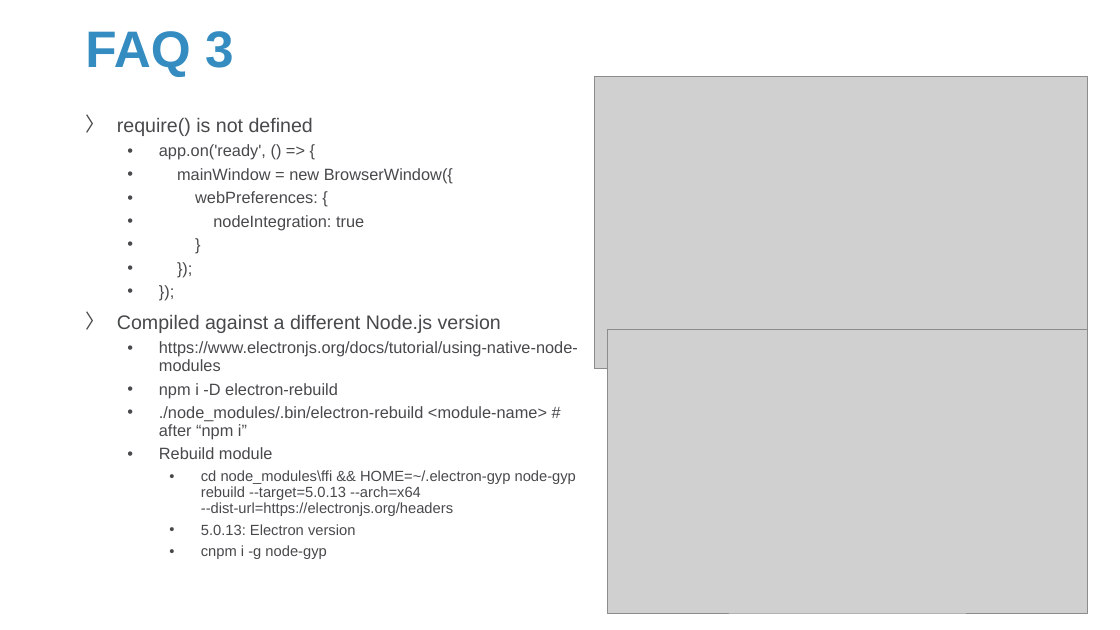
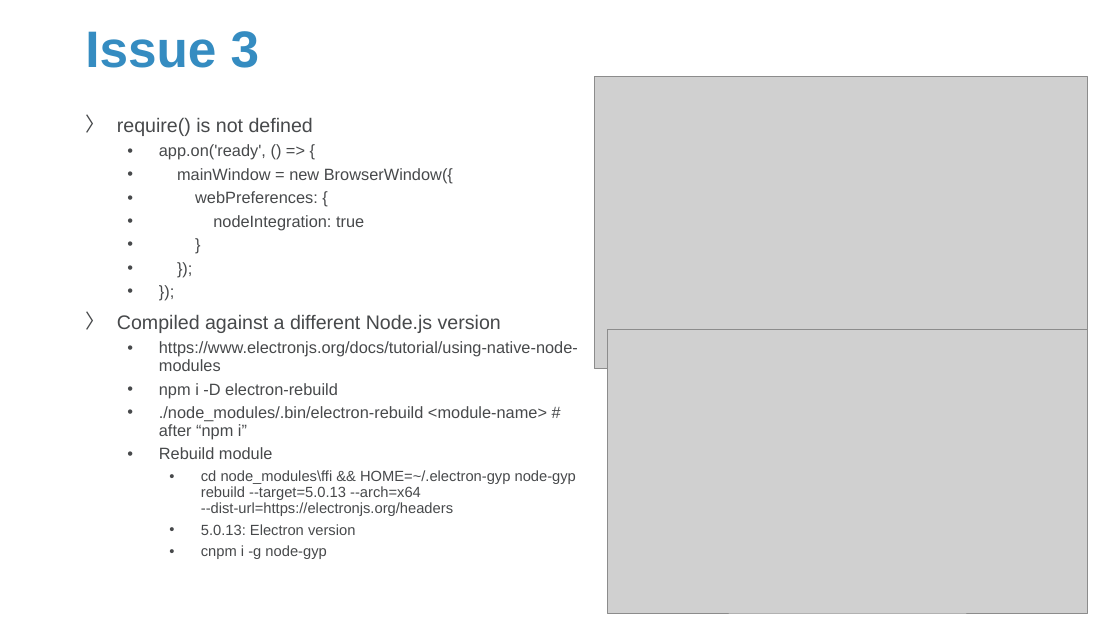
Before and after one commit to Sparks-Lu/TechNotes, a slide deck: slide 33 of Web/Electron-Notes.pptx (slide 26 before the commit). Drawn at 1120x630 pixels with LibreOffice and Linux fonts; fonts in the diff are those of the drawing; grey boxes stand for pictures; background and template pictures are left out. Boxes give left, top, right and bottom in pixels: in the first picture for what was removed or moved away, otherwise in the second. Text is boxed around its words. In the diff, an @@ line names an element or a change of style, - is before the commit and + after.

```diff
--- a/Web/Electron-Notes.pptx
+++ b/Web/Electron-Notes.pptx
@@ title at bbox=[85, 31, 260, 68]: text changed @@
-FAQ 3
+Issue 3
```
Also in this commit, not shown: 11 other slides changed, 11 slides added, 8 other files.
